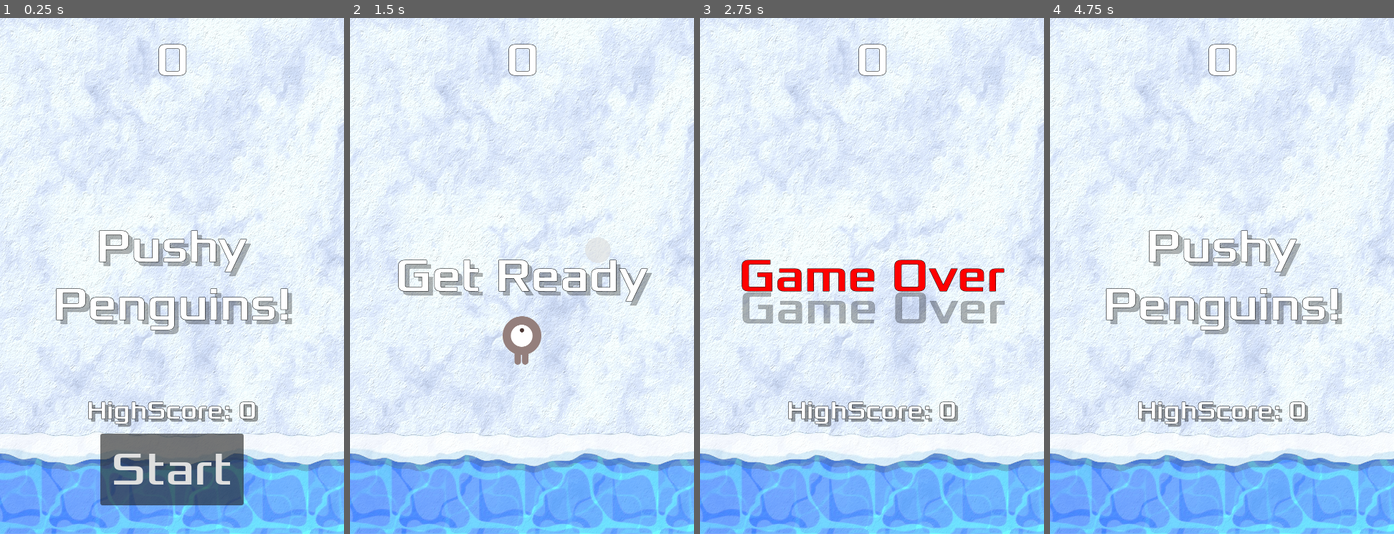
Above: before the commit, frames 1-4 (left to right).
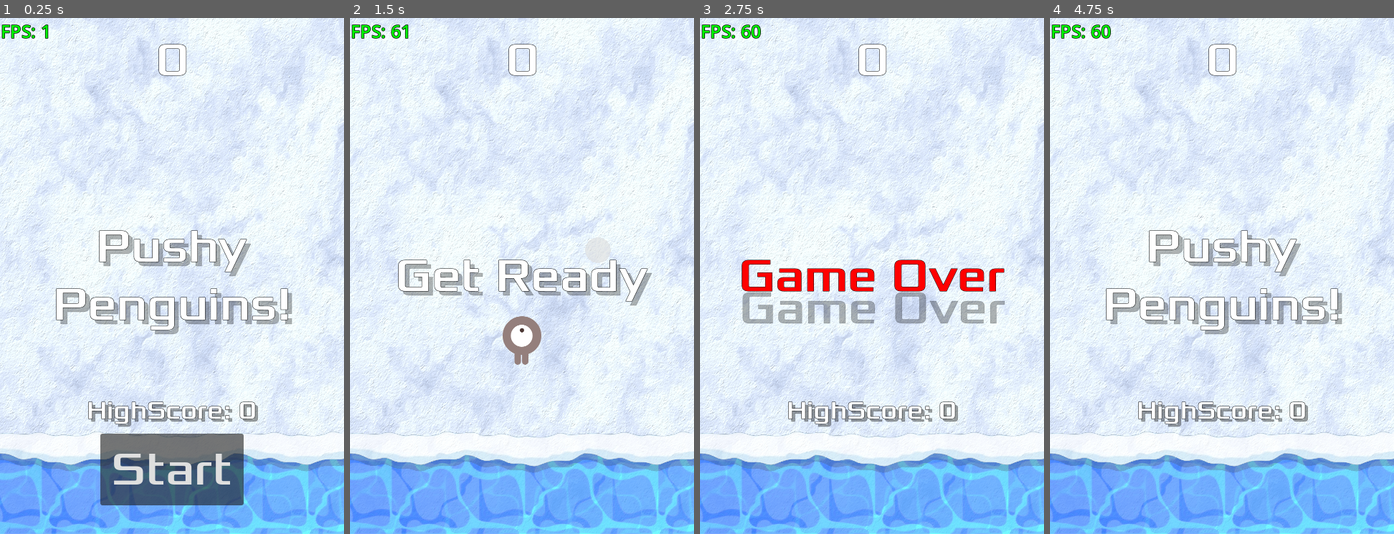
Above: after the commit, the same moments.

Repository: SeppNel/Pushy-Penguins
Game: Godot game, scene res://Main.tscn
Two runs of this game, one before a commit and one after it. Both use one fixed random seed, a clock stepped at 60 frames per second and the inputs below. Sound files missing from this copy of the repository are replaced by a short silence.
Inputs (mouse positions are in pixels of both pictures, inside the frame that each line leads up to):
- Up to frame 1 (0.25 s): no input
- Up to frame 2 (1.5 s): click "Start" at 0.5 s; move the mouse to (597, 250) at 1.27 s; click (597, 250) at 1.42 s
- Up to frame 3 (2.75 s): tap Enter at 2 s; drag from (803, 301) to (872, 497) at 2.02 s
- Up to frame 4 (4.75 s): move the mouse to (1256, 162) at 2.77 s; click (1256, 162) at 2.92 s; tap Space at 3.5 s; drag from (1204, 379) to (1118, 198) at 3.52 s; tap Enter at 4.25 s; move the mouse to (1325, 353) at 4.27 s; click (1325, 353) at 4.42 s

The runs differ from the first frame. In frame 1, 0.2% of the frame differs, in the area x 0-15%, y 1-5%; in frame 2, 0.3%; in frame 3, 0.3%, in the area x 0-18%, y 1-5%; in frame 4, 0.3%.

Commit message:
Adjusted mob particles

Diff:
--- a/Hud.tscn
+++ b/Hud.tscn
@@ -15,7 +15,6 @@
 script = ExtResource("1_ch4na")
 
 [node name="FPS Counter" type="Label" parent="."]
-visible = false
 offset_left = 1.0
 offset_top = 1.0
 offset_right = 41.0
--- a/Mob.tscn
+++ b/Mob.tscn
@@ -56,16 +56,16 @@
 metadata/_edit_group_ = true
 
 [node name="SnowParticles" type="CPUParticles2D" parent="."]
-amount = 5
+lifetime = 0.25
 randomness = 0.61
-fixed_fps = 30
+lifetime_randomness = 0.1
 draw_order = 1
 emission_shape = 1
-emission_sphere_radius = 35.0
-gravity = Vector2(0, -400)
+emission_sphere_radius = 40.0
+gravity = Vector2(0, -200)
 scale_amount_min = 3.0
 scale_amount_max = 7.0
-color = Color(0.94902, 0.94902, 0.94902, 0.768627)
+color = Color(0.860369, 0.860369, 0.860369, 0.666667)
 
 [node name="AnimatedSprite2D" type="AnimatedSprite2D" parent="."]
 modulate = Color(1, 1, 1.3, 1)
